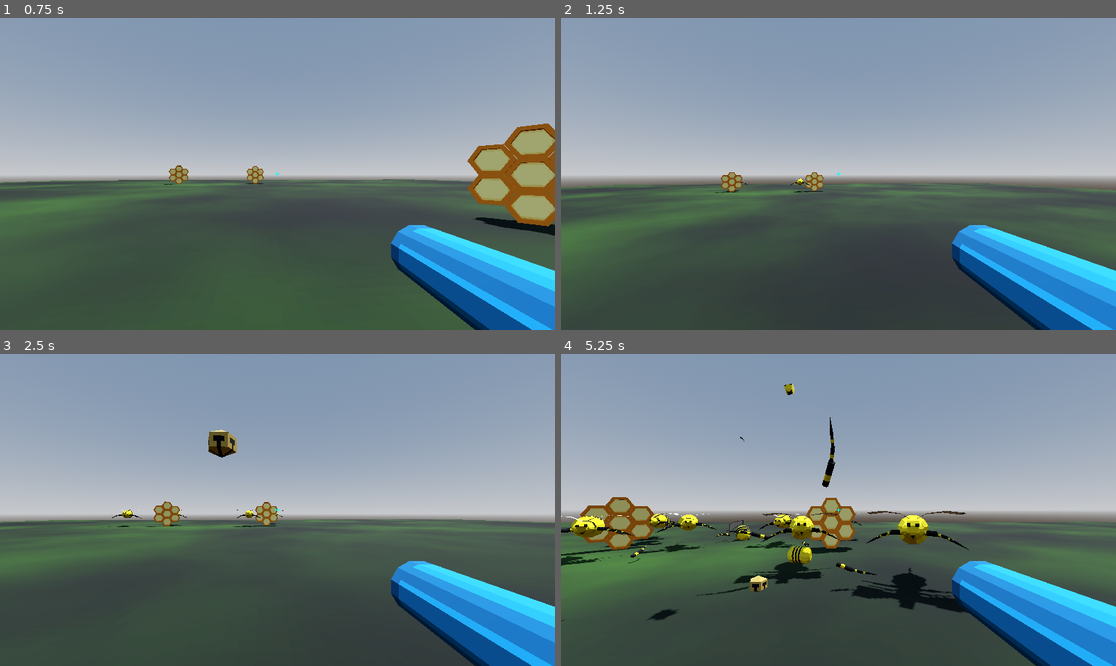
Above: before the commit, frames 1-4 (two rows, left to right).
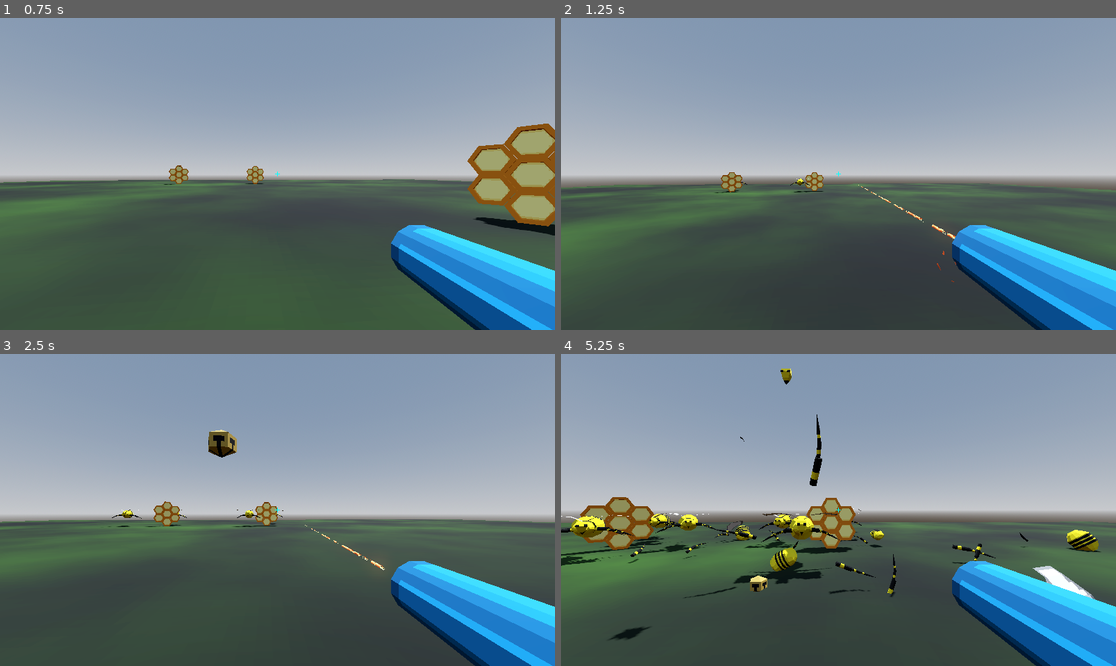
Above: after the commit, the same moments.

Repository: partkyle/bellhivers
Game: Godot game, scene res://scenes/main.tscn
The game is run twice, just before and just after one commit, with the same random seed, the same clock (stepped at 60 frames per second) and the same inputs.
Inputs (mouse positions are in pixels of both pictures, inside the frame that each line leads up to):
- Up to frame 1 (0.75 s): tap Enter at 0.5 s; move the mouse to (305, 174) at 0.52 s; press the mouse at (305, 174) at 0.53 s; hold W (move_up) from 0.53 s (still down)
- Up to frame 2 (1.25 s): keep holding W (move_up); tap Space (jump) at 0.77 s
- Up to frame 3 (2.5 s): keep holding W (move_up); move the mouse to (249, 510) at 1.27 s; release the mouse at (249, 510) at 1.28 s; click (249, 510) at 1.35 s; tap Space (jump) at 1.52 s; move the mouse to (288, 503) at 2.02 s; press the mouse at (288, 503) at 2.03 s; tap 1 (grenade) at 2.1 s
- Up to frame 4 (5.25 s): keep holding W (move_up); move the mouse to (832, 516) at 2.77 s; release the mouse at (832, 516) at 2.78 s; click (832, 516) at 2.85 s; tap Space (jump) at 3.02, 3.77, 4.52 s; move the mouse to (877, 513) at 3.52 s; press the mouse at (877, 513) at 3.53 s; move the mouse to (794, 506) at 4.27 s; release the mouse at (794, 506) at 4.28 s; tap 1 (grenade) at 4.35 s; click (794, 506) at 4.55 s; move the mouse to (844, 510) at 5.02 s; press the mouse at (844, 510) at 5.03 s

Frame 1 is identical in both runs. In frame 2, 0.1% of the frame differs, in the area x 53-72%, y 53-85%; in frame 3, less than 0.1%; in frame 4, 4.0%, in the area x 0-98%, y 4-92%.

Commit message:
shot timer

Diff:
--- a/bodies/gun_inherited.tscn
+++ b/bodies/gun_inherited.tscn
@@ -12,4 +12,5 @@
 
 [node name="AudioStreamPlayer" type="AudioStreamPlayer" parent="." index="1"]
 stream = ExtResource("3_vstku")
+volume_db = -9.234
 max_polyphony = 3
--- a/bodies/player.tscn
+++ b/bodies/player.tscn
@@ -30,3 +30,7 @@
 
 [node name="GrenadeTossPoint" type="Node3D" parent="."]
 transform = Transform3D(1, 0, 0, 0, 1, 0, 0, 0, 1, -0.5, 1.25, -0.75)
+
+[node name="ShotTimer" type="Timer" parent="."]
+wait_time = 0.2
+one_shot = true
--- a/scripts/player.gd
+++ b/scripts/player.gd
@@ -12,12 +12,12 @@
 @onready var camera = $CameraGunWrapper/Camera
 @onready var gun : Gun = $CameraGunWrapper/Gun
 @onready var grenade_toss_point = $GrenadeTossPoint
+@onready var shot_timer = $ShotTimer
 
 
 const JUMP_VELOCITY = 4.5
 # Get the gravity from the project settings to be synced with RigidBody nodes.
 var gravity = ProjectSettings.get_setting("physics/3d/default_gravity")
-
 
 
 func _input(event):
@@ -35,8 +35,10 @@
 	if Input.is_action_just_pressed("jump") and is_on_floor():
 		velocity.y = JUMP_VELOCITY
 
-	if Input.is_action_just_pressed("fire"):
-		fire_hitscan()
+	if Input.is_action_pressed("fire"):
+		if shot_timer.is_stopped():
+			shot_timer.start()
+			fire_hitscan()
 
 	if Input.is_action_just_pressed('grenade'):
 		throw_grenade()
@@ -53,7 +55,6 @@
 		velocity.z = move_toward(velocity.z, 0, speed)
 
 	move_and_slide()
-
 
 
 func throw_grenade():
Not shown, changed: TODO.md
